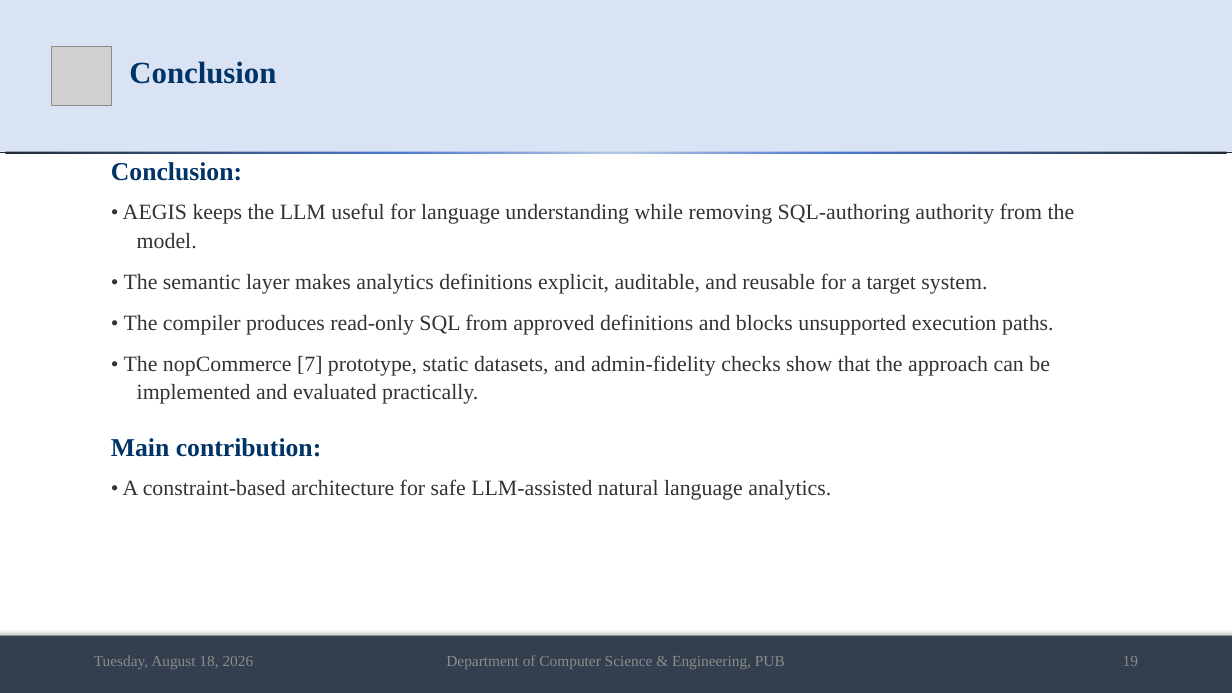
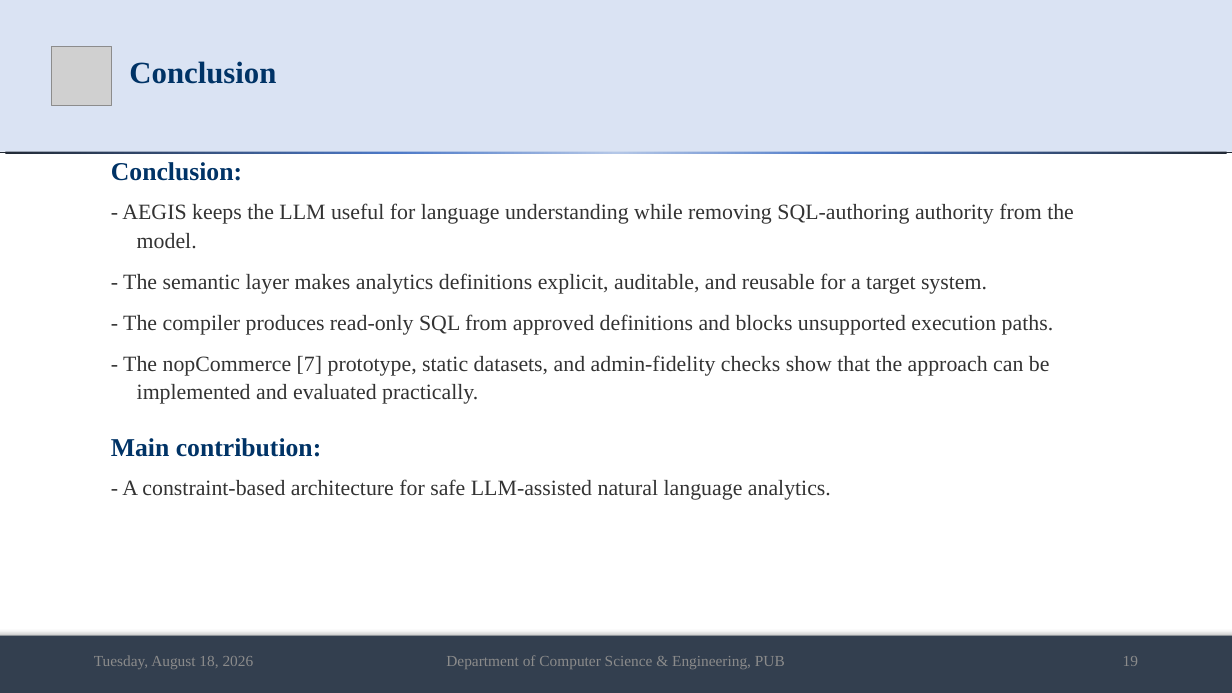
Before and after one commit to md-riaz/AEGIS-Research, a slide deck: slide 19 of docs/scripts/Md_Riaz_Final_Defense_0322310105101024.pptx. Drawn at 1232x693 pixels with LibreOffice and Linux fonts; fonts in the diff are those of the drawing; grey boxes stand for pictures. Boxes give left, top, right and bottom in pixels: in the first picture for what was removed or moved away, otherwise in the second. Text is boxed around its words. In the diff, an @@ line names an element or a change of style, - is before the commit and + after.

```diff
--- a/docs/scripts/Md_Riaz_Final_Defense_0322310105101024.pptx
+++ b/docs/scripts/Md_Riaz_Final_Defense_0322310105101024.pptx
@@ text at (x1=122, y1=203, x2=1074, y2=404): text changed @@
-• AEGIS keeps the LLM useful for language understanding while removing SQL-authoring authority from the model.
-• The semantic layer makes analytics definitions explicit, auditable, and reusable for a target system.
-• The compiler produces read-only SQL from approved definitions and blocks unsupported execution paths.
-• The nopCommerce [7] prototype, static datasets, and admin-fidelity checks show that the approach can be implemented and evaluated practically.
+- AEGIS keeps the LLM useful for language understanding while removing SQL-authoring authority from the model.
+- The semantic layer makes analytics definitions explicit, auditable, and reusable for a target system.
+- The compiler produces read-only SQL from approved definitions and blocks unsupported execution paths.
+- The nopCommerce [7] prototype, static datasets, and admin-fidelity checks show that the approach can be implemented and evaluated practically.
@@ text at (x1=122, y1=479, x2=831, y2=500): text changed @@
-• A constraint-based architecture for safe LLM-assisted natural language analytics.
+- A constraint-based architecture for safe LLM-assisted natural language analytics.
```
Also in this commit, not shown: 12 other slides changed, 2 slides added, 2 slides removed, 15 other files.
